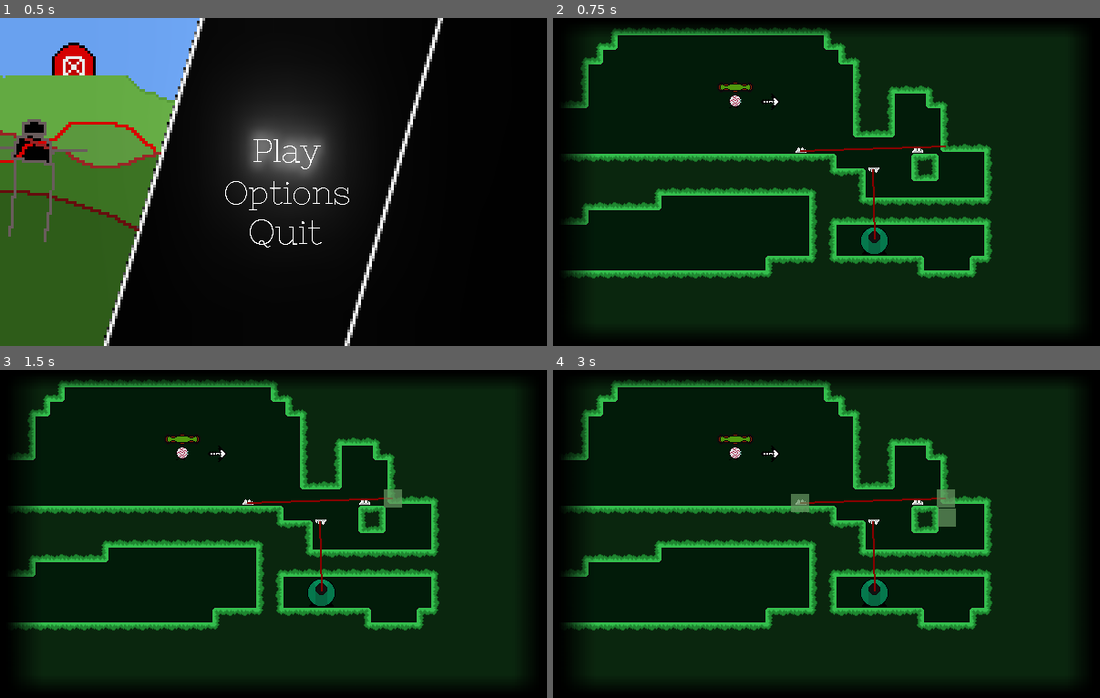
Above: before the commit, frames 1-4 (two rows, left to right).
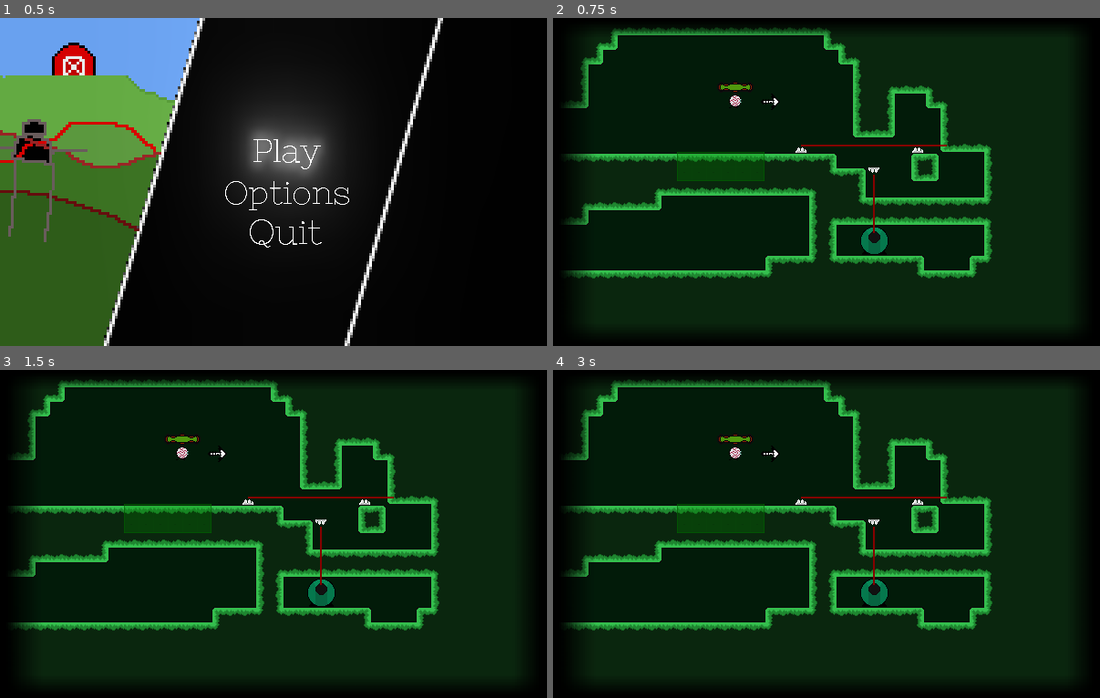
Above: after the commit, the same moments.

Repository: epimetheusgames/EyeSore
Game: Godot game, scene res://MainMenu.tscn
Same seed, same stepped clock (60 frames per second), same inputs: the game is played once before the commit and once after it.
Inputs (mouse positions are in pixels of both pictures, inside the frame that each line leads up to):
- Up to frame 1 (0.5 s): no input
- Up to frame 2 (0.75 s): click (837, 152) at 0.5 s
- Up to frame 3 (1.5 s): click (393, 497) at 1.27 s
- Up to frame 4 (3 s): click (799, 504) at 2.02 s; tap Enter (ui_accept) at 2.75 s; move the mouse to (946, 517) at 2.77 s; hold D (movement_right) from 2.78 s (still down); click (946, 517) at 2.85 s

Frame 1 is identical in both runs. In frame 2, 1.4% of the frame differs, in the area x 22-72%, y 38-68%; in frame 3, 1.6%; in frame 4, 1.9%, in the area x 22-74%, y 36-68%.

Commit message:
Parcially implemented connection points

Diff:
--- a/OGPC_Project_Native_Directory/Checkpoint.gd
+++ b/OGPC_Project_Native_Directory/Checkpoint.gd
@@ -29,5 +29,4 @@
 func is_point_inside(point):
 	var rect = Rect2(to_global($ReferenceRect.rect_position), $ReferenceRect.rect_size)
 
-	print(rect.has_point(point))
 	return rect.has_point(point)
--- /dev/null
+++ b/OGPC_Project_Native_Directory/Levels/Button.tscn
@@ -0,0 +1,82 @@
+[gd_scene load_steps=13 format=2]
+
+[ext_resource path="res://Button_Spritesheet.png" type="Texture" id=1]
+
+[sub_resource type="AtlasTexture" id=1]
+flags = 1
+atlas = ExtResource( 1 )
+region = Rect2( 48, 0, 16, 16 )
+
+[sub_resource type="AtlasTexture" id=2]
+flags = 1
+atlas = ExtResource( 1 )
+region = Rect2( 0, 0, 16, 16 )
+
+[sub_resource type="AtlasTexture" id=3]
+flags = 1
+atlas = ExtResource( 1 )
+region = Rect2( 16, 0, 16, 16 )
+
+[sub_resource type="AtlasTexture" id=4]
+flags = 1
+atlas = ExtResource( 1 )
+region = Rect2( 32, 0, 16, 16 )
+
+[sub_resource type="AtlasTexture" id=5]
+flags = 1
+atlas = ExtResource( 1 )
+region = Rect2( 48, 0, 16, 16 )
+
+[sub_resource type="AtlasTexture" id=6]
+flags = 1
+atlas = ExtResource( 1 )
+region = Rect2( 0, 0, 16, 16 )
+
+[sub_resource type="AtlasTexture" id=7]
+flags = 1
+atlas = ExtResource( 1 )
+region = Rect2( 48, 0, 16, 16 )
+
+[sub_resource type="AtlasTexture" id=8]
+flags = 1
+atlas = ExtResource( 1 )
+region = Rect2( 32, 0, 16, 16 )
+
+[sub_resource type="AtlasTexture" id=9]
+flags = 1
+atlas = ExtResource( 1 )
+region = Rect2( 16, 0, 16, 16 )
+
+[sub_resource type="AtlasTexture" id=10]
+flags = 1
+atlas = ExtResource( 1 )
+region = Rect2( 0, 0, 16, 16 )
+
+[sub_resource type="SpriteFrames" id=11]
+animations = [ {
+"frames": [ SubResource( 1 ) ],
+"loop": true,
+"name": "Pressed",
+"speed": 5.0
+}, {
+"frames": [ SubResource( 2 ), SubResource( 3 ), SubResource( 4 ), SubResource( 5 ) ],
+"loop": true,
+"name": "Pressing",
+"speed": 5.0
+}, {
+"frames": [ SubResource( 6 ) ],
+"loop": true,
+"name": "Unpressed",
+"speed": 5.0
+}, {
+"frames": [ SubResource( 7 ), SubResource( 8 ), SubResource( 9 ), SubResource( 10 ) ],
+"loop": true,
+"name": "Unpressing",
+"speed": 5.0
+} ]
+
+[node name="Button" type="Node2D"]
+
+[node name="AnimatedSprite" type="AnimatedSprite" parent="."]
+frames = SubResource( 11 )
+animation = "Pressed"
--- a/OGPC_Project_Native_Directory/Levels/ExamplePuzzleLevel.tscn
+++ b/OGPC_Project_Native_Directory/Levels/ExamplePuzzleLevel.tscn
@@ -8,6 +8,32 @@
 [ext_resource path="res://GroundTileMap.tscn" type="PackedScene" id=6]
 [ext_resource path="res://Wire.tscn" type="PackedScene" id=7]
 [ext_resource path="res://Save_Data.gd" type="Script" id=8]
+[ext_resource path="res://Connections_Overlay_Tileset.png" type="Texture" id=9]
+
+[sub_resource type="TileSet" id=1]
+0/name = "Connections_Overlay_Tileset.png 0"
+0/texture = ExtResource( 9 )
+0/tex_offset = Vector2( 0, 0 )
+0/modulate = Color( 1, 1, 1, 1 )
+0/region = Rect2( 0, 0, 48, 48 )
+0/tile_mode = 1
+0/autotile/bitmask_mode = 0
+0/autotile/bitmask_flags = [ Vector2( 0, 0 ), 256, Vector2( 0, 1 ), 260, Vector2( 0, 2 ), 4, Vector2( 1, 0 ), 320, Vector2( 1, 1 ), 325, Vector2( 1, 2 ), 5, Vector2( 2, 0 ), 64, Vector2( 2, 1 ), 65, Vector2( 2, 2 ), 1 ]
+0/autotile/icon_coordinate = Vector2( 0, 0 )
+0/autotile/tile_size = Vector2( 16, 16 )
+0/autotile/spacing = 0
+0/autotile/occluder_map = [  ]
+0/autotile/navpoly_map = [  ]
+0/autotile/priority_map = [  ]
+0/autotile/z_index_map = [  ]
+0/occluder_offset = Vector2( 0, 0 )
+0/navigation_offset = Vector2( 0, 0 )
+0/shape_offset = Vector2( 0, 0 )
+0/shape_transform = Transform2D( 1, 0, 0, 1, 0, 0 )
+0/shape_one_way = false
+0/shape_one_way_margin = 0.0
+0/shapes = [  ]
+0/z_index = 0
 
 [node name="Level_Manager" type="Node2D"]
 pause_mode = 1
@@ -29,6 +55,13 @@
 tile_set = ExtResource( 4 )
 tile_data = PoolIntArray( 131076, 0, 3, 131084, 0, 3, 262153, 2, 65537 )
 
+[node name="Connections_TileMap" type="TileMap" parent="Save_Functionality"]
+position = Vector2( 0, -1 )
+tile_set = SubResource( 1 )
+cell_size = Vector2( 16, 16 )
+format = 1
+tile_data = PoolIntArray( 262140, 0, 0, 262141, 0, 1, 262142, 0, 1, 262143, 0, 1, 196608, 0, 1, 196609, 0, 2, 327676, 0, 131072, 327677, 0, 131073, 327678, 0, 131073, 327679, 0, 131073, 262144, 0, 131073, 262145, 0, 131074 )
+
 [node name="Player_Body" parent="Save_Functionality" instance=ExtResource( 1 )]
 visible = false
 position = Vector2( -128, 4 )
@@ -46,7 +79,7 @@
 [node name="Line2D" parent="Save_Functionality/Wire" index="0"]
 points = PoolVector2Array( 231, 41, 71, 46 )
 
-[node name="Side2" parent="Save_Functionality/Wire" index="4"]
+[node name="Side2" parent="Save_Functionality/Wire" index="3"]
 margin_left = 16.0
 margin_top = -22.0
 margin_right = 64.0
--- a/OGPC_Project_Native_Directory/Levels/Level_Script.gd
+++ b/OGPC_Project_Native_Directory/Levels/Level_Script.gd
@@ -100,10 +100,13 @@
 	var any_wires_selected = false
 
 	for wire in get_tree().get_nodes_in_group("wires"):
+		wire.tileset = $Save_Functionality/TileMap
 		if wire.is_selected():
 			any_wires_selected = true
 
-	if is_wire_ui and Input.is_action_just_pressed("mouse_click") and not any_wires_selected:
+	var mouse_on_map = $Save_Functionality/Connections_TileMap.world_to_map(get_local_mouse_position())
+
+	if is_wire_ui and Input.is_action_just_pressed("mouse_click") and not any_wires_selected and not $Save_Functionality/Connections_TileMap.get_cell(mouse_on_map.x, mouse_on_map.y) == -1:
 		var wire = wire_scene.instance()
 		wire.set_pos(get_local_mouse_position())
 		wire._on_Side1_button_down()
@@ -117,6 +120,7 @@
 
 	if is_wire_ui:
 		wire_ui_box.visible = true
+		$Save_Functionality/Connections_TileMap.visible = true
 		player.force_death()
 		player.pause()
 
@@ -125,6 +129,7 @@
 	else:
 		player.unpause()
 		wire_ui_box.visible = false
+		$Save_Functionality/Connections_TileMap.visible = false
 
 		for wire in get_tree().get_nodes_in_group("wires"):
 			wire.wire_ui = false
--- a/OGPC_Project_Native_Directory/Wire.gd
+++ b/OGPC_Project_Native_Directory/Wire.gd
@@ -8,8 +8,12 @@
 export var unmoveable_color = Color(0, 0, 0, 0)
 
 var wire_ui = false
+var tileset = null
 
 func _ready():
+	if moveable:
+		side1_pressed = true
+
 	add_to_group("wires")
 
 	move_button_to_line($Side1, 0)
@@ -35,6 +39,9 @@
 	button.rect_position = $Line2D.points[side_num] - button.rect_size / 2
 
 func _process(delta):
+	$Line2D.points[0] = tileset.map_to_world(tileset.world_to_map($Line2D.points[0])) + tileset.cell_size / 2
+	$Line2D.points[1] = tileset.map_to_world(tileset.world_to_map($Line2D.points[1])) + tileset.cell_size / 2
+
 	if moveable:
 		$Side1Icon.set_position($Line2D.points[0] - $Side1Icon.rect_size / 2)
 		$Side2Icon.set_position($Line2D.points[1] - $Side2Icon.rect_size / 2)
@@ -51,10 +58,6 @@
 		move_button_and_line_to_mouse($Side1, 0)
 	elif side2_pressed:
 		move_button_and_line_to_mouse($Side2, 1)
-
-	if not is_mouse_pressed():
-		side1_pressed = false
-		side2_pressed = false
 
 func _on_Side1_button_down():
 	if moveable and wire_ui:
@@ -92,8 +95,6 @@
 func delete_tile_at(point_ind, tileset, is_grass, spike_coords, spike_coord_types):
 	var pos = get_tileset_coords(point_ind, tileset)
 
-	print(pos in get_parent().get_parent().deleted_spikes)
-
 	if tileset.get_cell(pos.x, pos.y) == -1 and is_grass and not pos in get_parent().get_parent().deleted_spikes:
 		tileset.set_cell(pos.x, pos.y, 0)
 	elif tileset.get_cell(pos.x, pos.y) == -1 and not is_grass and pos in get_parent().get_parent().deleted_spikes:
--- a/OGPC_Project_Native_Directory/Wire.tscn
+++ b/OGPC_Project_Native_Directory/Wire.tscn
@@ -13,37 +13,37 @@
 width = 2.0
 default_color = Color( 0.0156863, 0.494118, 0, 1 )
 
+[node name="Side2Icon" type="ColorRect" parent="."]
+margin_left = -8.0
+margin_top = -8.0
+margin_right = 8.0
+margin_bottom = 8.0
+color = Color( 0, 0.866667, 0.662745, 0.415686 )
+
 [node name="Side1Icon" type="ColorRect" parent="."]
-margin_left = -10.0
-margin_top = -10.0
-margin_right = 10.0
-margin_bottom = 10.0
+margin_left = -8.0
+margin_top = -8.0
+margin_right = 8.0
+margin_bottom = 8.0
 color = Color( 0.92549, 0.196078, 0, 0.537255 )
 
-[node name="Side2Icon" type="ColorRect" parent="."]
-margin_left = -10.0
-margin_top = -10.0
-margin_right = 10.0
-margin_bottom = 10.0
-color = Color( 0, 0.866667, 0.662745, 0.415686 )
-
-[node name="Side1" type="TextureButton" parent="."]
-margin_left = -10.0
-margin_top = -10.0
-margin_right = 10.0
-margin_bottom = 10.0
+[node name="Side2" type="TextureButton" parent="."]
+margin_left = -8.0
+margin_top = -8.0
+margin_right = 8.0
+margin_bottom = 8.0
 focus_mode = 0
 enabled_focus_mode = 0
 
-[node name="Side2" type="TextureButton" parent="."]
-margin_left = -10.0
-margin_top = -10.0
-margin_right = 10.0
-margin_bottom = 10.0
+[node name="Side1" type="TextureButton" parent="."]
+margin_left = -8.0
+margin_top = -8.0
+margin_right = 8.0
+margin_bottom = 8.0
 focus_mode = 0
 enabled_focus_mode = 0
 
+[connection signal="button_down" from="Side2" to="." method="_on_Side2_button_down"]
+[connection signal="button_up" from="Side2" to="." method="_on_Side2_button_up"]
 [connection signal="button_down" from="Side1" to="." method="_on_Side1_button_down"]
 [connection signal="button_up" from="Side1" to="." method="_on_Side1_button_up"]
-[connection signal="button_down" from="Side2" to="." method="_on_Side2_button_down"]
-[connection signal="button_up" from="Side2" to="." method="_on_Side2_button_up"]
Binary file added: OGPC_Project_Native_Directory/Button_Spritesheet.png
Not shown, added: OGPC_Project_Native_Directory/Button_Spritesheet.png.import
Binary file added: OGPC_Project_Native_Directory/Connections_Overlay_Tileset.png
Not shown, added: OGPC_Project_Native_Directory/Connections_Overlay_Tileset.png.import
Not shown: 1 places in OGPC_Project_Native_Directory/Levels/ExamplePuzzleLevel.tscn that only renumber resources
